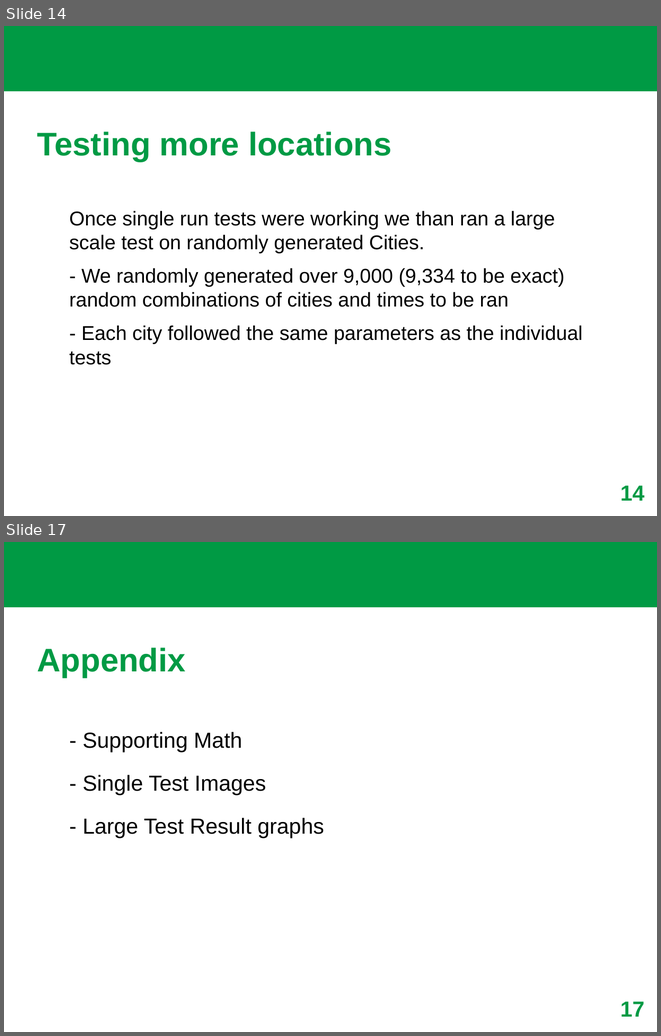
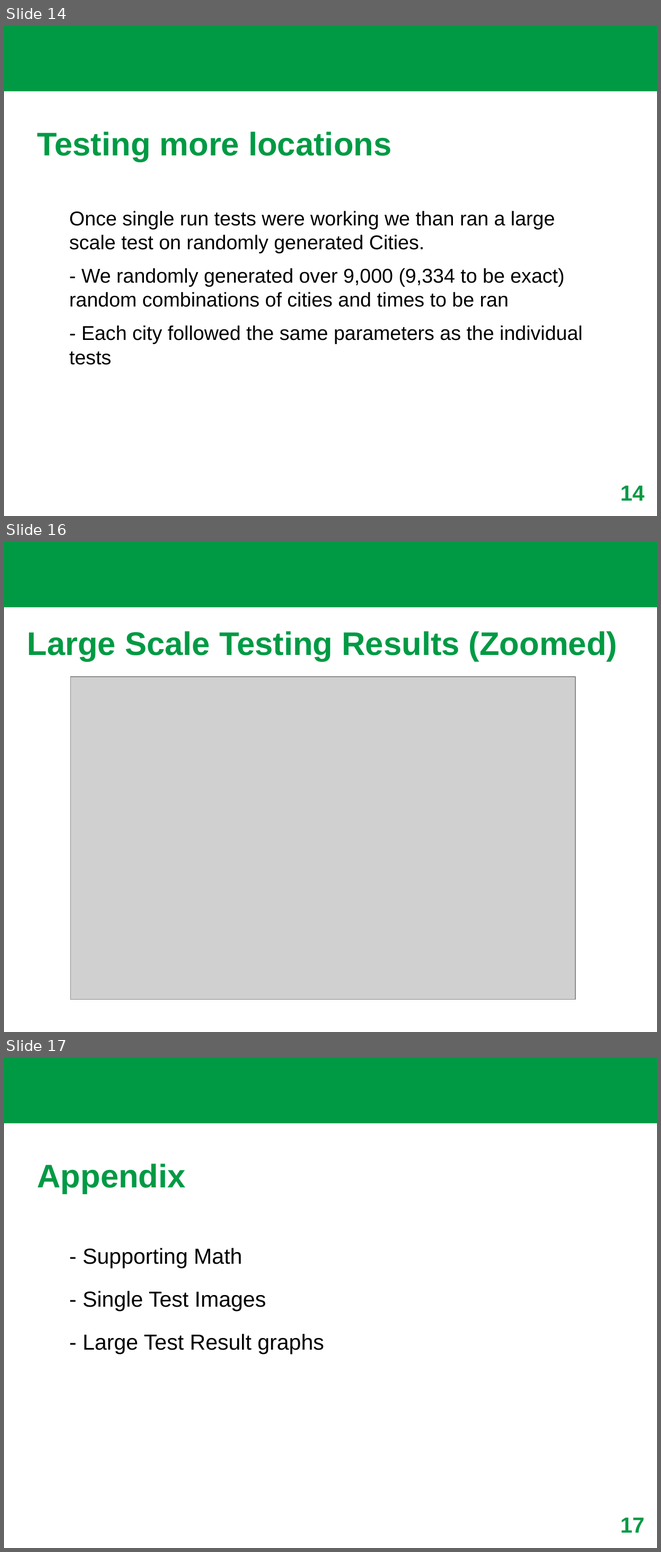
Before and after one commit to brownjordan317/sun_based_localization, a slide deck: Sun_check_algorithm/sun_based_loacalization.pptx. Shown one above the other, each under a label of ours: slides 14 and 17 before the commit, slides 14, 16 and 17 after it; the slides between them are not shown. The pictures are 661x1036 and 661x1552 pixels, drawn with LibreOffice and Linux fonts; fonts in the diff are those of the drawing; grey boxes stand for pictures; background and template pictures are left out. Boxes give left, top, right and bottom in pixels: in the first picture for what was removed or moved away, otherwise in the second. Text is boxed around its words. In the diff, an @@ line names an element or a change of style, - is before the commit and + after.

```diff
--- a/Sun_check_algorithm/sun_based_loacalization.pptx
+++ b/Sun_check_algorithm/sun_based_loacalization.pptx
@@ slide 16 added at box(4, 542, 657, 1032), background picture (left out); not listed: 1 template element that a slide beside it also shows @@
@@ text added at box(27, 631, 617, 661), 36 pt, text #009A44, bold @@
+Large Scale Testing Results (Zoomed)
@@ picture added at box(71, 677, 575, 999) @@
```
Also in this commit, not shown: 2 slides changed, 1 slide removed, 15 other files.
